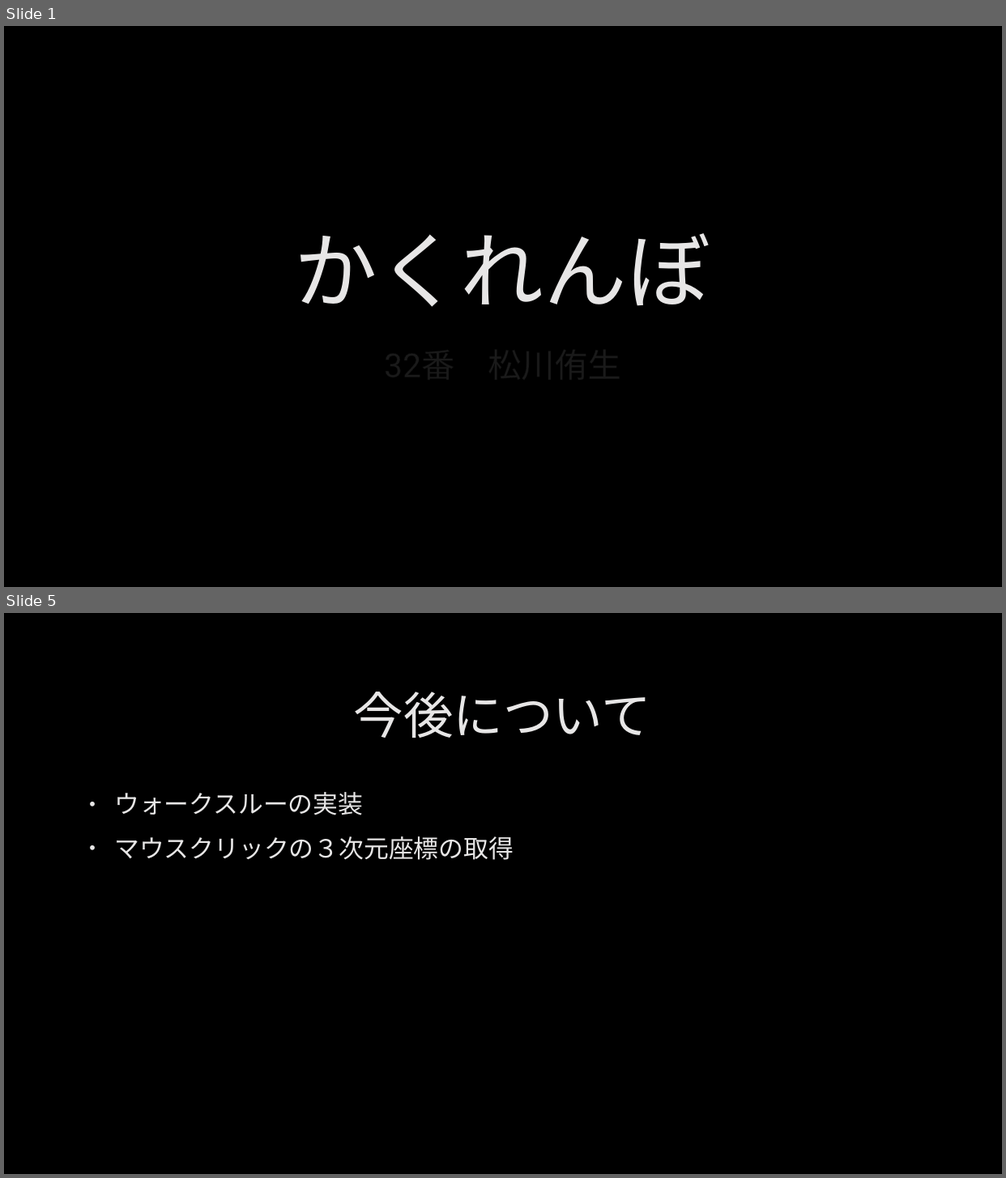
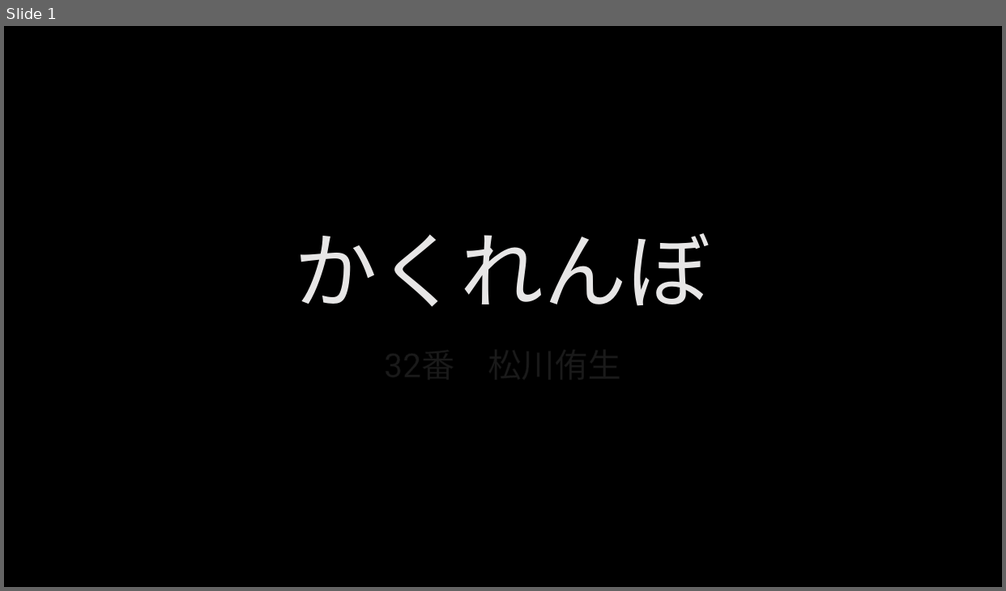
Before and after one commit to hamukawa0406/CG, a slide deck: freeProduction.pptx. Shown one above the other, each under a label of ours: slides 1 and 5 before the commit, slide 1 after it; the slides between them are not shown. The pictures are 1006x1178 and 1006x591 pixels, drawn with LibreOffice and Linux fonts; fonts in the diff are those of the drawing; background and template pictures are left out. Boxes give left, top, right and bottom in pixels: in the first picture for what was removed or moved away, otherwise in the second. Text is boxed around its words. In the diff, an @@ line names an element or a change of style, - is before the commit and + after.

```diff
--- a/freeProduction.pptx
+++ b/freeProduction.pptx
@@ slide 5 removed at [4, 613, 1002, 1174], background picture (left out) @@
@@ title removed at [354, 692, 652, 738] @@
-今後について
@@ text removed at [114, 792, 513, 860] @@
-• ウォークスルーの実装
-• マウスクリックの３次元座標の取得
```
Also in this commit, not shown: 3 slides changed, 3 slides added, 3 other slides removed, 20 other files.
